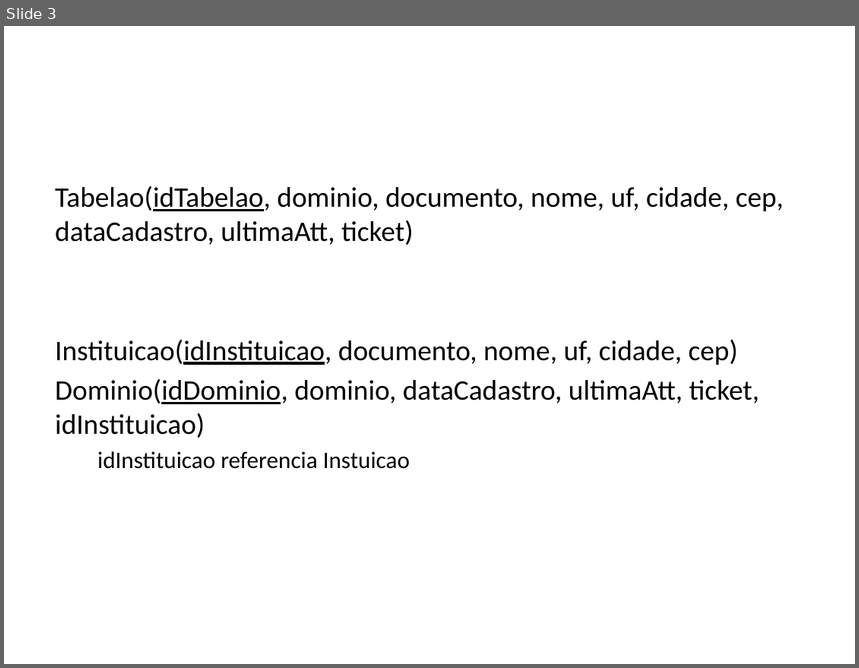
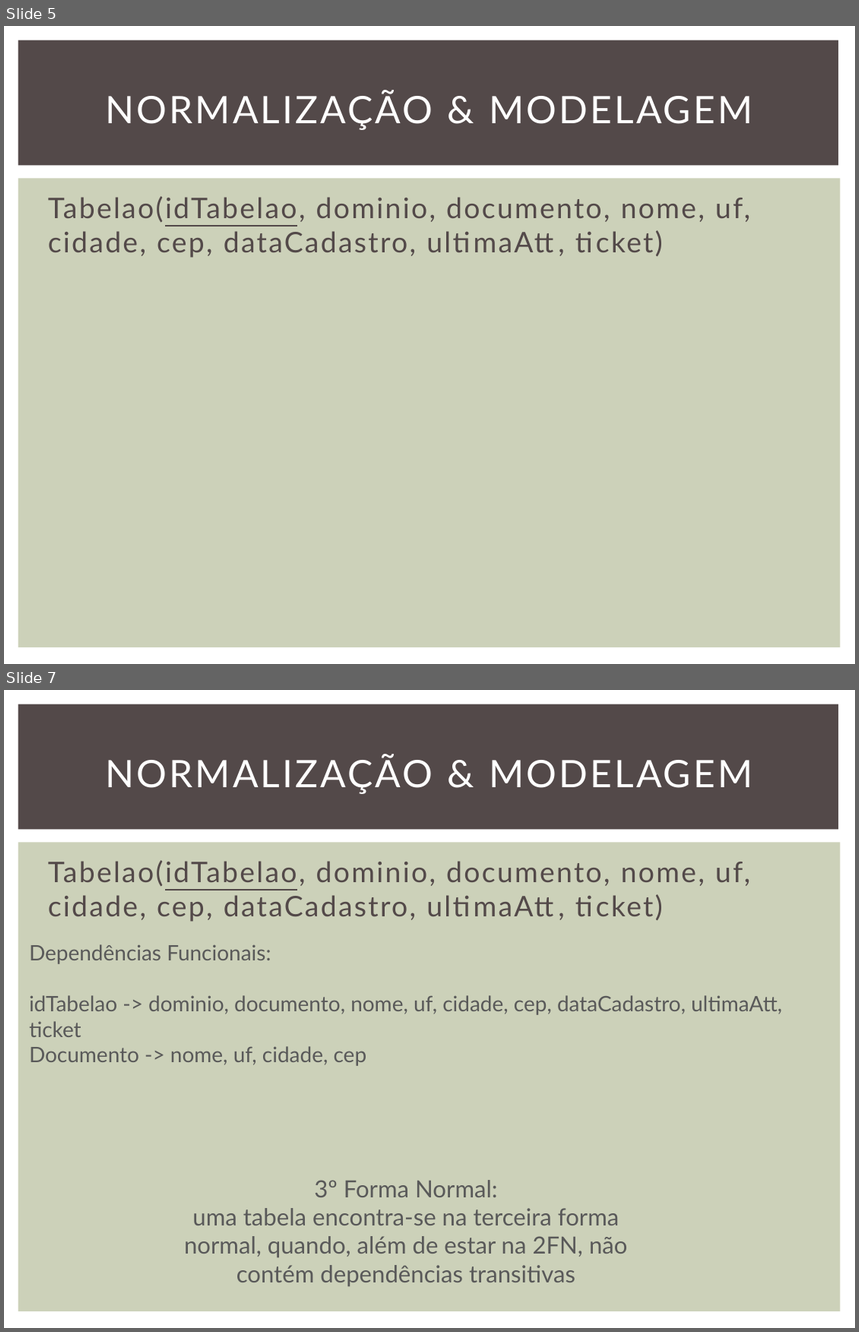
Before and after one commit to notzilly/fundBD-elc119, a slide deck: apresentacao.pptx. Shown one above the other, each under a label of ours: slide 3 before the commit, slides 5 and 7 after it; the slides between them are not shown. The pictures are 859x668 and 859x1332 pixels, drawn with LibreOffice and Linux fonts; fonts in the diff are those of the drawing. Boxes give left, top, right and bottom in pixels: in the first picture for what was removed or moved away, otherwise in the second. Text is boxed around its words. In the diff, an @@ line names an element or a change of style, - is before the commit and + after.

```diff
--- a/apresentacao.pptx
+++ b/apresentacao.pptx
@@ slide 7 added at [4, 690, 855, 1328], background #FFFFFF; not listed: 2 template elements that a slide beside it also shows @@
@@ title added at [105, 755, 753, 794], 32 pt, text #FFFFFF @@
+NORMALIZAÇÃO & MODELAGEM
@@ text added at [48, 860, 750, 922], 24 pt, text #534949 @@
+Tabelao(idTabelao, dominio, documento, nome, uf, cidade, cep, dataCadastro, ultimaAtt, ticket)
@@ text added at [29, 945, 782, 1066], 18 pt, text #595959 @@
+Dependências Funcionais:
+idTabelao -> dominio, documento, nome, uf, cidade, cep, dataCadastro, ultimaAtt, ticket
+Documento -> nome, uf, cidade, cep
@@ text added at [184, 1180, 628, 1287], 20 pt, text #595959 @@
+3º Forma Normal:
+uma tabela encontra-se na terceira forma
+normal, quando, além de estar na 2FN, não
+contém dependências transitivas
@@ what was slide 3 is now slide 5 @@
@@ slide 5 changed as well @@
@@ rectangle added at [18, 40, 839, 166], fill #534949 @@
@@ title added at [105, 91, 753, 130], 32 pt, text #FFFFFF @@
+NORMALIZAÇÃO & MODELAGEM
@@ rectangle added at [18, 178, 841, 648], fill #CCD1B9 @@
@@ text "Tabelao(idTabelao, dominio, documento, nome, uf, ...": place and size @@
-text "Tabelao(idTabelao, dominio, documento, nome, uf, ..." at [55, 186, 784, 469]
+text "Tabelao(idTabelao, dominio, documento, nome, uf, ..." at [48, 196, 750, 258]
@@ text "Tabelao(idTabelao, dominio, documento, nome, uf, ..." at [48, 196, 750, 258]: font Calibri to Lato, text colour #000000 to #534949, letter spacing 0 to 1.5 pt @@
@@ text at [55, 340, 759, 469]: paragraphs removed @@
-Instituicao(idInstituicao, documento, nome, uf, cidade, cep)
-Dominio(idDominio, dominio, dataCadastro, ultimaAtt, ticket, idInstituicao)
-  idInstituicao referencia Instuicao
```
Also in this commit, not shown: 1 other slide changed, 9 other slides added, 3 slides removed, 6 other files.
